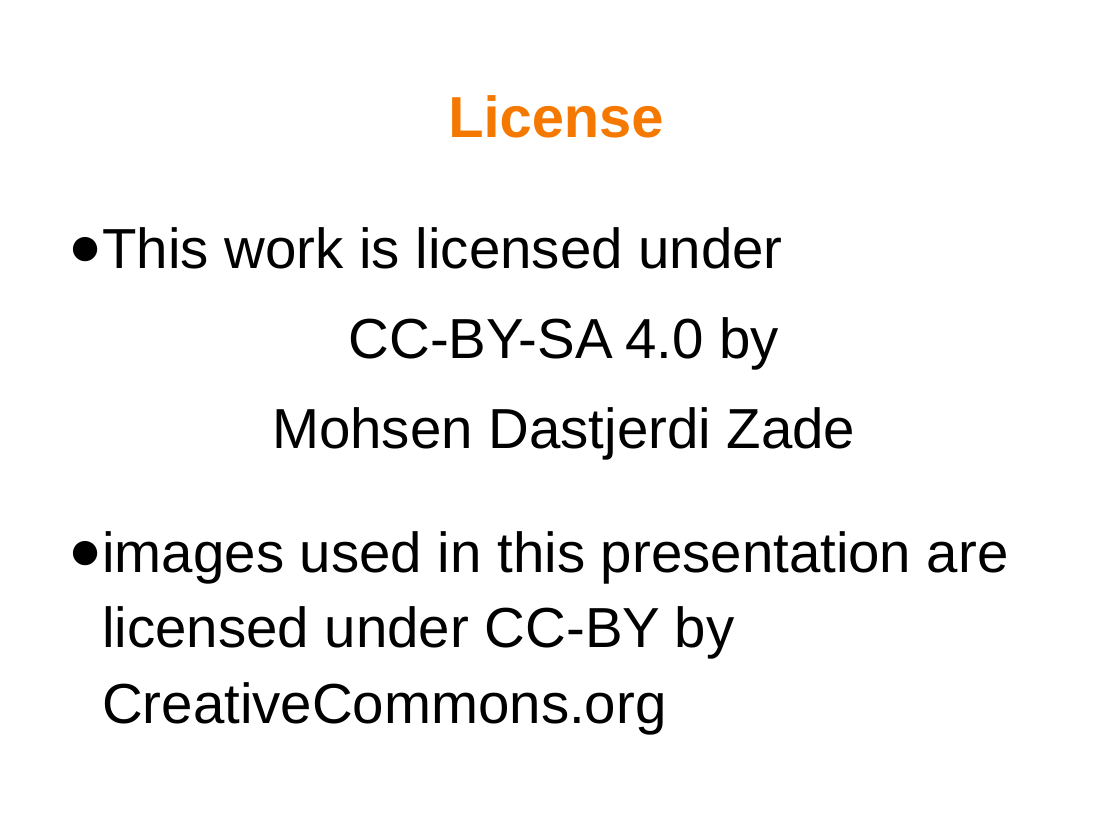
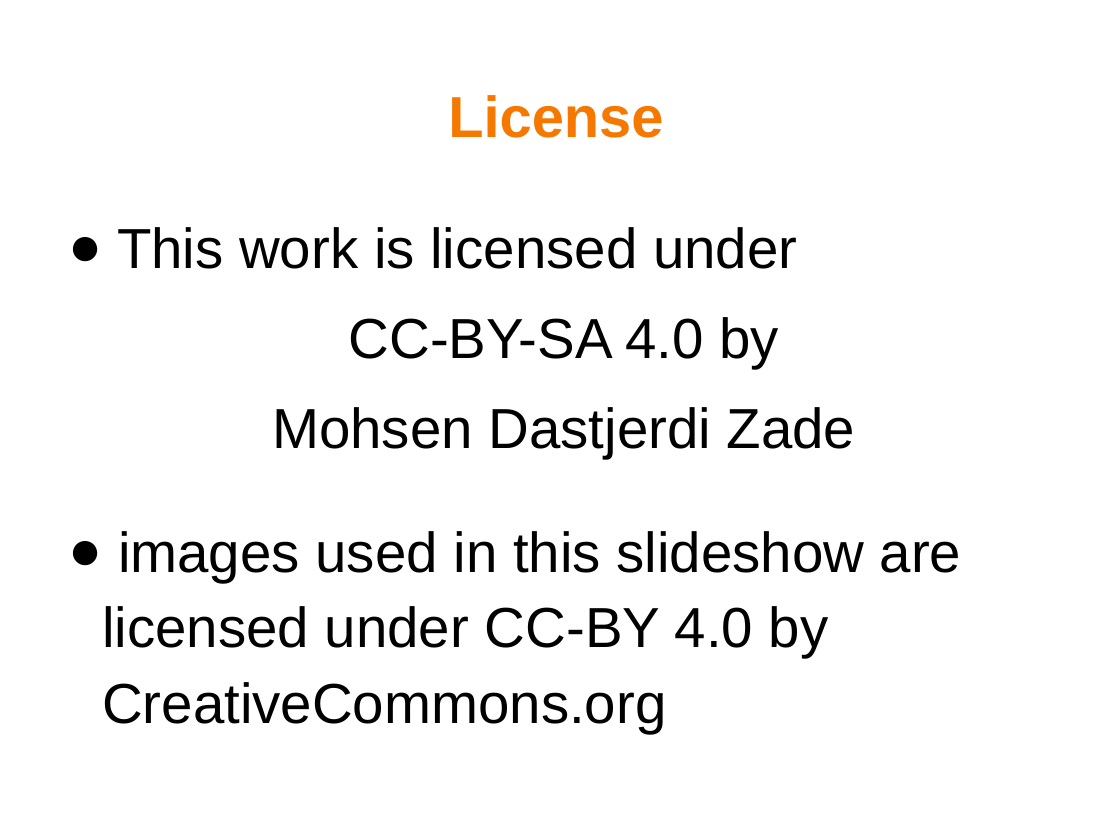
Before and after one commit to mohsend/know-creativecommons, a slide deck: slide 16 of knowCC.odp. Drawn at 1120x840 pixels with LibreOffice and Linux fonts; fonts in the diff are those of the drawing; background and template pictures are left out. Boxes give left, top, right and bottom in pixels: in the first picture for what was removed or moved away, otherwise in the second. Text is boxed around its words. In the diff, an @@ line names an element or a change of style, - is before the commit and + after.

```diff
--- a/knowCC.odp
+++ b/knowCC.odp
@@ text at bbox=[102, 531, 962, 733]: text changed @@
-● images used in this presentation are licensed under CC-BY by CreativeCommons.org
+● images used in this slideshow are licensed under CC-BY 4.0 by CreativeCommons.org
```
Also in this commit, not shown: 2 other slides changed, 1 slide added, 1 slide removed, 1 other file.
